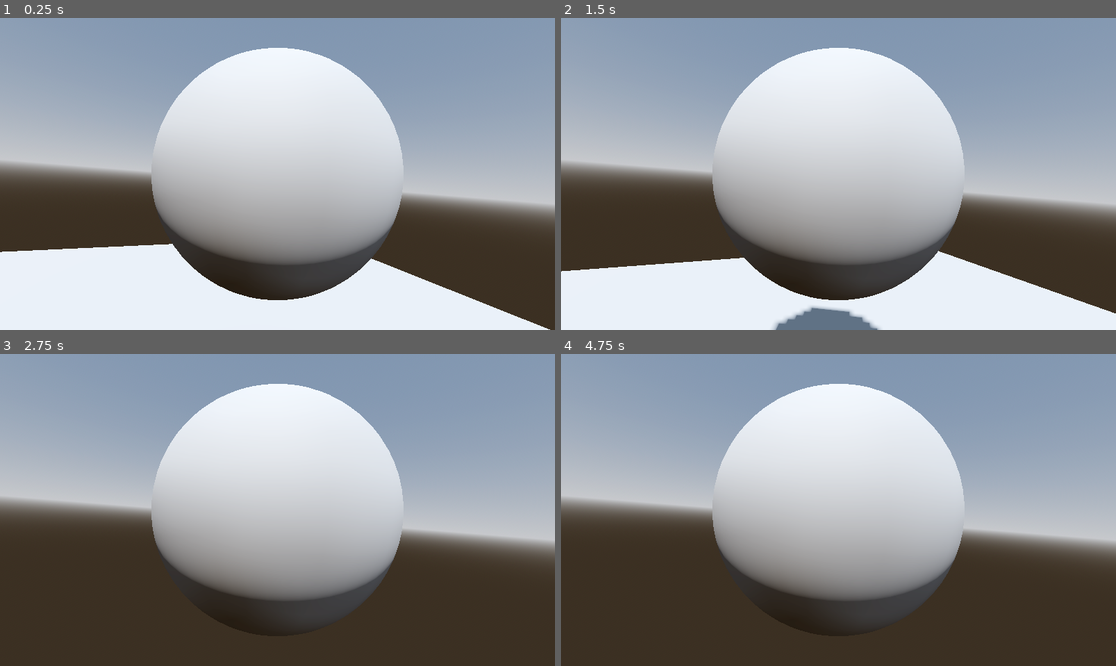
Above: before the commit, frames 1-4 (two rows, left to right).
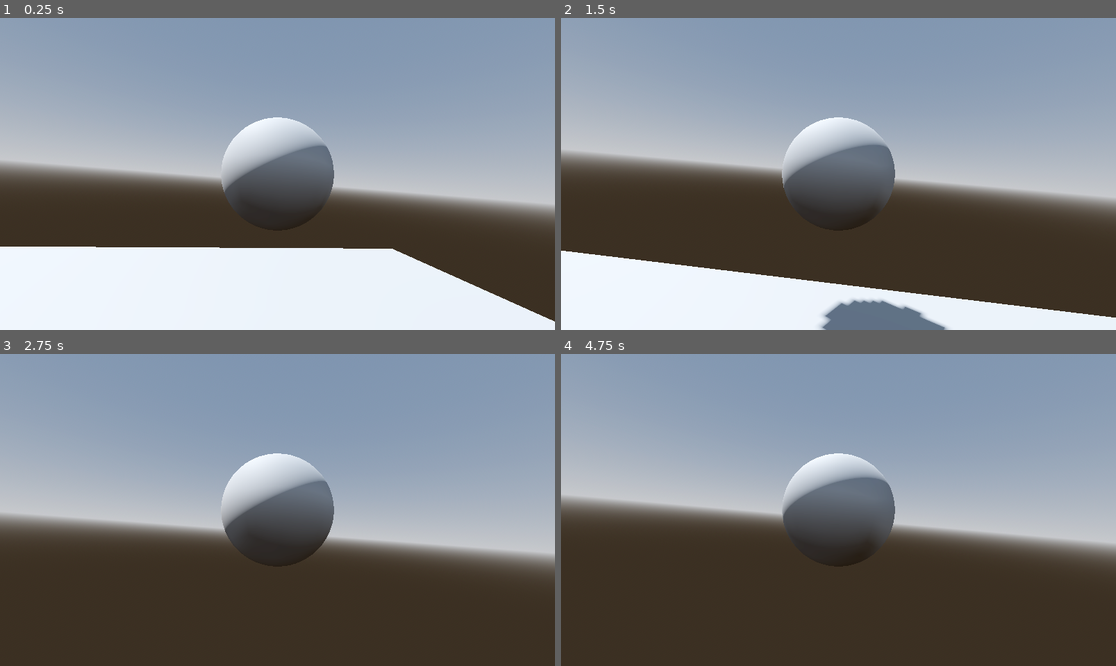
Above: after the commit, the same moments.

Repository: devMatkinson/3d-Godot-game
Game: Godot game, scene res://world.tscn
The game is run twice, just before and just after one commit, with the same random seed, the same clock (stepped at 60 frames per second) and the same inputs.
Inputs (mouse positions are in pixels of both pictures, inside the frame that each line leads up to):
- Up to frame 1 (0.25 s): no input
- Up to frame 2 (1.5 s): tap Enter (ui_accept) at 0.5, 0.77 s; move the mouse to (866, 174) at 0.52 s; hold Up (ui_up) from 0.53 s (still down); click (866, 174) at 0.6 s; move the mouse to (810, 174) at 1.27 s; click (810, 174) at 1.35 s
- Up to frame 3 (2.75 s): keep holding Up (ui_up); tap Enter (ui_accept) at 1.52 s; move the mouse to (288, 503) at 2.02 s; click (288, 503) at 2.1 s
- Up to frame 4 (4.75 s): keep holding Up (ui_up); tap Enter (ui_accept) at 2.75, 3.02, 3.5, 3.77, 4.52 s; move the mouse to (832, 516) at 2.77 s; click (832, 516) at 2.85 s; move the mouse to (877, 513) at 3.52 s; click (877, 513) at 3.6 s; move the mouse to (794, 506) at 4.27 s; click (794, 506) at 4.35 s

The runs differ from the first frame. In frame 1, 27% of the frame differs, in the area x 0-100%, y 9-100%; in frame 2, 34%; in frame 3, 28%; in frame 4, 24%.

Commit message:
camera length and instantiateating objects

Diff:
--- /dev/null
+++ b/RigidBody3D.gd
@@ -0,0 +1,12 @@
+extends RigidBody3D
+
+var speed = 10.0
+# Called when the node enters the scene tree for the first time.
+func _ready():
+	pass # Replace with function body.
+
+
+# Called every frame. 'delta' is the elapsed time since the previous frame.
+func _process(delta):
+	#position = global_transform.basis.z * speed * delta
+	pass
--- a/SpringArm3D.gd
+++ b/SpringArm3D.gd
@@ -5,7 +5,7 @@
 func _ready():
 	Input.mouse_mode = Input.MOUSE_MODE_CAPTURED
 
-func _unhandled_input_(event: InputEvent):
+func _unhandled_input(event: InputEvent):
 	if event is InputEventMouseMotion:
 		rotation.x -= event.relative.y * mouse_sensetivity
 		rotation.x =clamp(rotation.x, deg_to_rad(-90), deg_to_rad(30))
--- /dev/null
+++ b/ball.tscn
@@ -0,0 +1,16 @@
+[gd_scene load_steps=4 format=3 uid="uid://cthf7w1rb3657"]
+
+[ext_resource type="Script" path="res://RigidBody3D.gd" id="1_uy3bm"]
+
+[sub_resource type="SphereMesh" id="SphereMesh_6ntd2"]
+
+[sub_resource type="SphereShape3D" id="SphereShape3D_t1rim"]
+
+[node name="Ball" type="RigidBody3D"]
+script = ExtResource("1_uy3bm")
+
+[node name="MeshInstance3D" type="MeshInstance3D" parent="."]
+mesh = SubResource("SphereMesh_6ntd2")
+
+[node name="CollisionShape3D" type="CollisionShape3D" parent="."]
+shape = SubResource("SphereShape3D_t1rim")
--- a/node_3d.tscn
+++ b/node_3d.tscn
@@ -12,10 +12,11 @@
 script = ExtResource("1_n01w1")
 
 [node name="CollisionShape3D" type="CollisionShape3D" parent="."]
-transform = Transform3D(0.806258, 0.0412645, 0.590122, -0.00263905, 0.997805, -0.0661662, -0.591558, 0.0517896, 0.804597, -0.0272909, 0.0349729, -0.0609416)
+transform = Transform3D(1, 0, 0, 0, 1, 0, 0, 0, 0.999999, -0.0272909, 0.0349729, -0.0609416)
 shape = SubResource("SphereShape3D_i4gw1")
 
 [node name="SpringArm3D" type="SpringArm3D" parent="." groups=["Spring"]]
+spring_length = 2.0
 script = ExtResource("1_ly25c")
 
 [node name="Camera3D" type="Camera3D" parent="SpringArm3D"]
--- a/player.gd
+++ b/player.gd
@@ -4,6 +4,7 @@
 const SPEED = 5.0
 const JUMP_VELOCITY = 4.5
 
+var object_class = preload("res://ball.tscn")
 # Get the gravity from the project settings to be synced with RigidBody nodes.
 var gravity = ProjectSettings.get_setting("physics/3d/default_gravity")
 
@@ -16,6 +17,10 @@
 	# Handle jump.
 	if Input.is_action_just_pressed("ui_accept") and is_on_floor():
 		velocity.y = JUMP_VELOCITY
+	if Input.is_action_just_pressed("Shoot"):
+		var object_instance = object_class.instantiate()
+		var root = get_tree().get_root().get_node("World")
+		root.add_child(object_instance)
 
 	# Get the input direction and handle the movement/deceleration.
 	# As good practice, you should replace UI actions with custom gameplay actions.
--- a/project.godot
+++ b/project.godot
@@ -14,3 +14,11 @@
 run/main_scene="res://world.tscn"
 config/features=PackedStringArray("4.2", "Forward Plus")
 config/icon="res://icon.svg"
+
+[input]
+
+Shoot={
+"deadzone": 0.5,
+"events": [Object(InputEventMouseButton,"resource_local_to_scene":false,"resource_name":"","device":-1,"window_id":0,"alt_pressed":false,"shift_pressed":false,"ctrl_pressed":false,"meta_pressed":false,"button_mask":0,"position":Vector2(0, 0),"global_position":Vector2(0, 0),"factor":1.0,"button_index":1,"canceled":false,"pressed":false,"double_click":false,"script":null)
+]
+}
--- a/world.tscn
+++ b/world.tscn
@@ -21,7 +21,7 @@
 [sub_resource type="ConcavePolygonShape3D" id="ConcavePolygonShape3D_0p11d"]
 data = PackedVector3Array(-6, 6, 0.5, 6, 6, 0.5, -6, -6, 0.5, 6, 6, 0.5, 6, -6, 0.5, -6, -6, 0.5, 6, 6, -0.5, -6, 6, -0 …(356 unchanged characters)…
 
-[node name="Node3D" type="Node3D"]
+[node name="World" type="Node3D"]
 transform = Transform3D(1, 0, 0, 0, 1, 0, 0, 0, 1, -2.26683, 0.875624, 5.96046e-08)
 
 [node name="WorldEnvironment" type="WorldEnvironment" parent="."]
@@ -32,10 +32,10 @@
 shadow_enabled = true
 
 [node name="Node3D" parent="." instance=ExtResource("1_v74uh")]
-transform = Transform3D(-0.879262, 0.0871843, 0.468291, 0.0800643, 0.99617, -0.0351341, -0.469561, 0.00660134, -0.882876, 1.29491, 1.48212, 0.891008)
+transform = Transform3D(-0.190555, -0.0193009, -0.981488, 0.0800643, 0.99617, -0.0351341, 0.978406, -0.0852769, -0.188279, 1.29491, 1.48212, 0.891008)
 
 [node name="MeshInstance3D" type="MeshInstance3D" parent="."]
-transform = Transform3D(0.999927, 0.000574262, 0.0120626, 0.0120674, -0.00943253, -0.999882, -0.000460414, 0.999955, -0.00943877, 1.30166, -1.59635, 1.8154)
+transform = Transform3D(1, -5.50928e-16, -3.4445e-08, -3.44406e-08, 0.0159866, -0.999872, 5.50656e-10, 0.999872, 0.0159866, 0, -1.48247, 0)
 mesh = SubResource("BoxMesh_yaqo8")
 
 [node name="StaticBody3D" type="StaticBody3D" parent="MeshInstance3D"]
Not shown, added: bal8EB6.tmp
